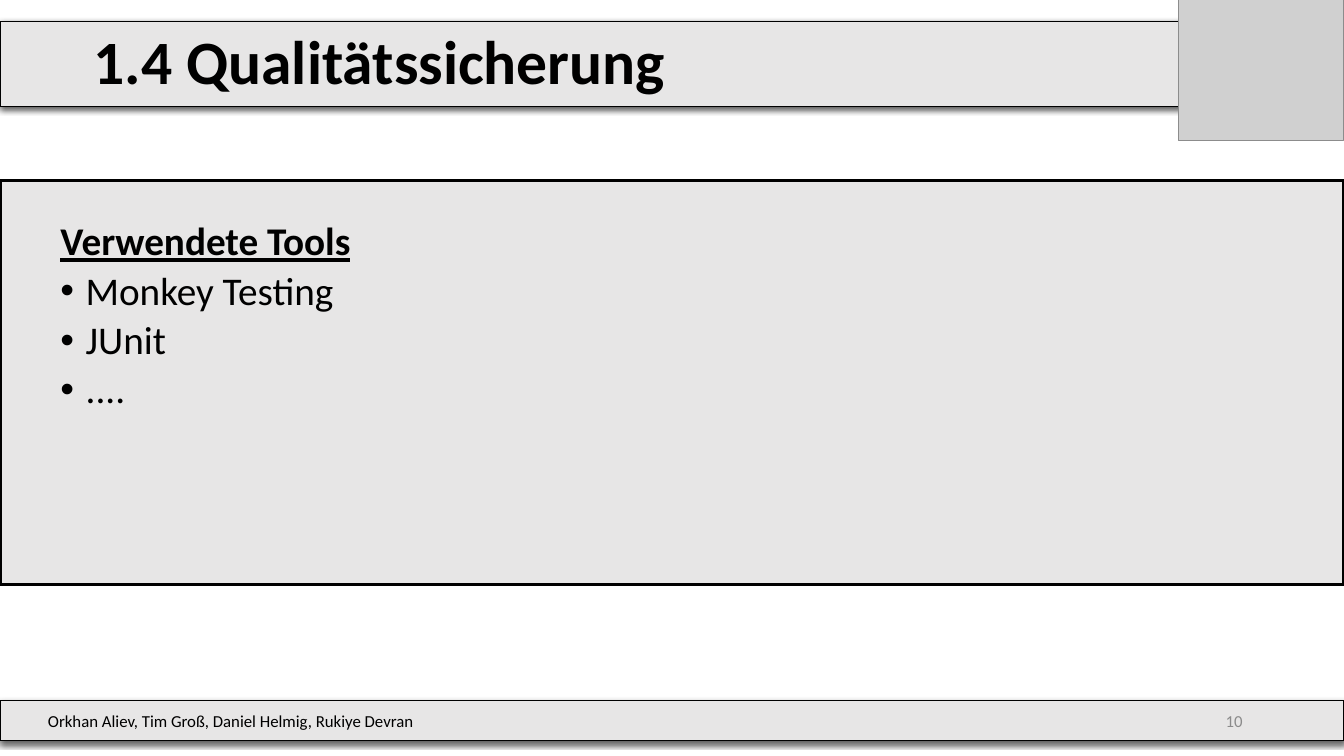
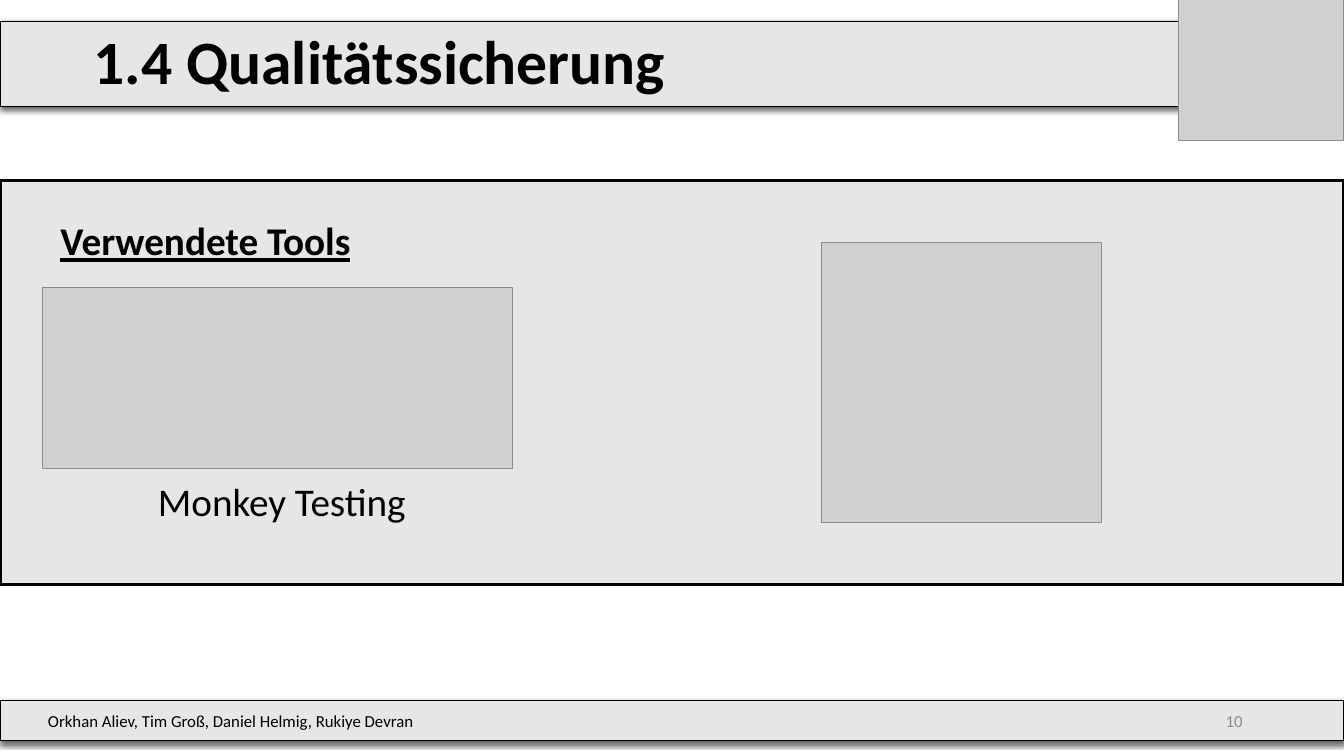
Before and after one commit to DrMopiti/pse, a slide deck: slide 9 of Abschlusspräsentation/Abschlusspräsentation.pptx (slide 10 before the commit). Drawn at 1344x756 pixels with LibreOffice and Linux fonts; fonts in the diff are those of the drawing; grey boxes stand for pictures; background and template pictures are left out. Boxes give left, top, right and bottom in pixels: in the first picture for what was removed or moved away, otherwise in the second. Text is boxed around its words. In the diff, an @@ line names an element or a change of style, - is before the commit and + after.

```diff
--- a/Abschlusspräsentation/Abschlusspräsentation.pptx
+++ b/Abschlusspräsentation/Abschlusspräsentation.pptx
@@ picture added at (x1=822, y1=243, x2=1102, y2=523) @@
@@ picture added at (x1=42, y1=288, x2=512, y2=469) @@
@@ text at (x1=86, y1=327, x2=166, y2=355): paragraphs removed @@
-  • JUnit
-  • ....
@@ text at (x1=158, y1=488, x2=406, y2=523): bullet • to none @@
```
Also in this commit, not shown: 7 other slides changed, 1 slide removed.
